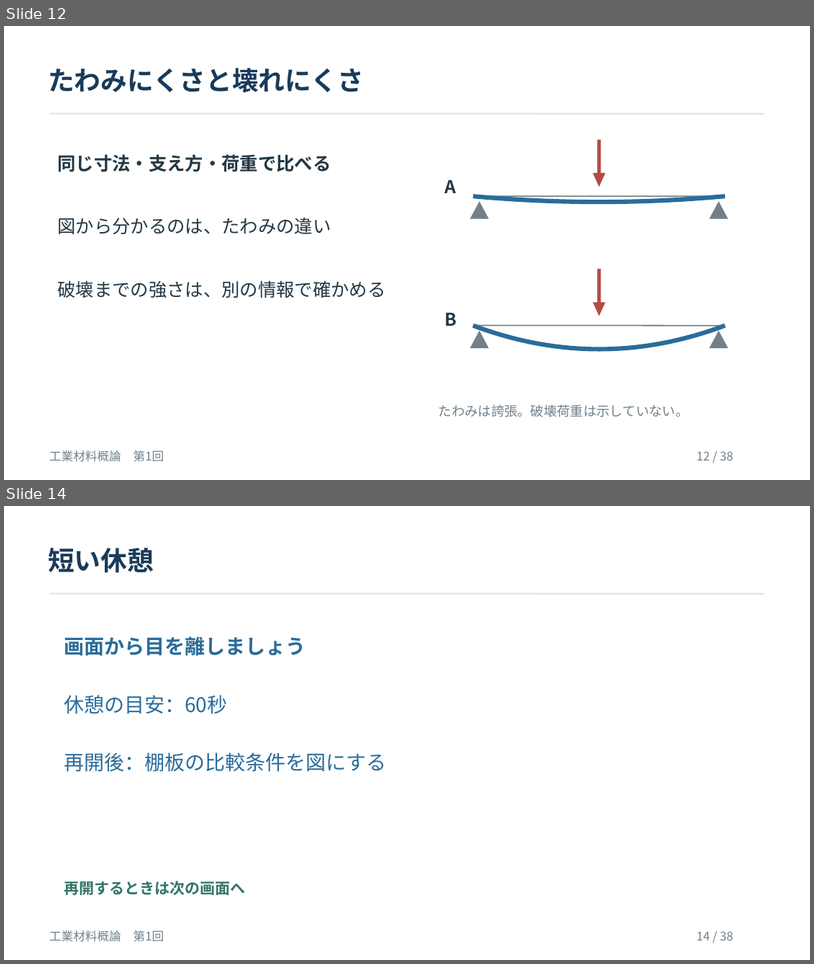
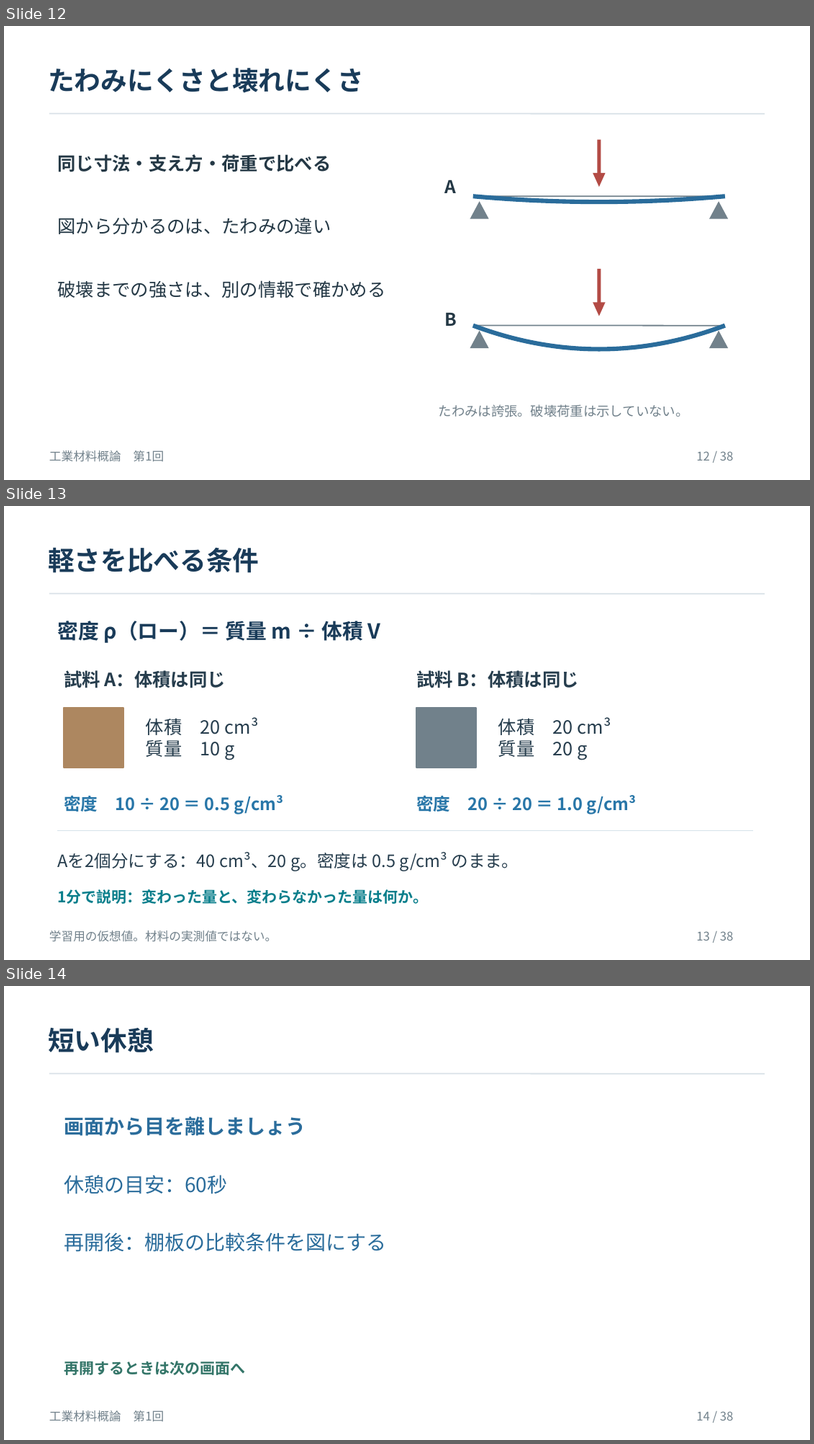
Before and after one commit to zooc-14calbp/industrial-materials-course, a slide deck: 学生用/第01回/01_授業スライド.pptx. Shown one above the other, each under a label of ours: slides 12 and 14 before the commit, slides 12, 13 and 14 after it; the slides between them are not shown. The pictures are 814x964 and 814x1444 pixels, drawn with LibreOffice and Linux fonts; fonts in the diff are those of the drawing. Boxes give left, top, right and bottom in pixels: in the first picture for what was removed or moved away, otherwise in the second. Text is boxed around its words. In the diff, an @@ line names an element or a change of style, - is before the commit and + after.

```diff
--- a/学生用/第01回/01_授業スライド.pptx
+++ b/学生用/第01回/01_授業スライド.pptx
@@ slide 13 added at [4,506,810,960], background #FFFFFF @@
@@ text added at [48,547,259,573], 31.5 pt, text #193B59, bold @@
+軽さを比べる条件
@@ line added from (49, 594) to (765, 594), #D8E1E7 1.5 pt @@
@@ text added at [57,620,381,643], 24.8 pt, text #193B59, bold @@
+密度 ρ（ロー）＝ 質量 m ÷ 体積 V
@@ text added at [64,670,226,688], 21.8 pt, text #263D4D, bold @@
+試料 A：体積は同じ
@@ text added at [417,670,579,688], 21.8 pt, text #263D4D, bold @@
+試料 B：体積は同じ
@@ rectangle added at [64,708,124,767], fill #AD8760, outline #AD8760 1.28 pt @@
@@ text added at [146,717,259,760], 21.8 pt, text #263D4D @@
+体積 20 cm³
+質量 10 g
@@ rectangle added at [417,708,476,767], fill #71818B, outline #71818B 1.28 pt @@
@@ text added at [499,718,588,760], 21.8 pt, text #263D4D @@
+体積 20 cm³
+質量 20 g
@@ text added at [64,795,284,814], 20.2 pt, text #2876A8, bold @@
+密度 10 ÷ 20 ＝ 0.5 g/cm³
@@ text added at [417,795,637,814], 20.2 pt, text #2876A8, bold @@
+密度 20 ÷ 20 ＝ 1.0 g/cm³
@@ freeform shape added at [58,830,754,831], outline #D5E2EA 1.5 pt @@
@@ text added at [57,852,520,871], 20.2 pt, text #263D4D @@
+Aを2個分にする：40 cm³、20 g。密度は 0.5 g/cm³ のまま。
@@ text added at [57,889,428,903], 18 pt, text #087E8B, bold @@
+1分で説明：変わった量と、変わらなかった量は何か。
@@ text added at [49,930,277,942], 14.2 pt, text #71818B @@
+学習用の仮想値。材料の実測値ではない。
@@ text added at [697,931,733,940], 14.2 pt, text #71818B @@
+13 / 38
```
Also in this commit, not shown: 4 slides changed, 1 slide removed, 9 other files.
